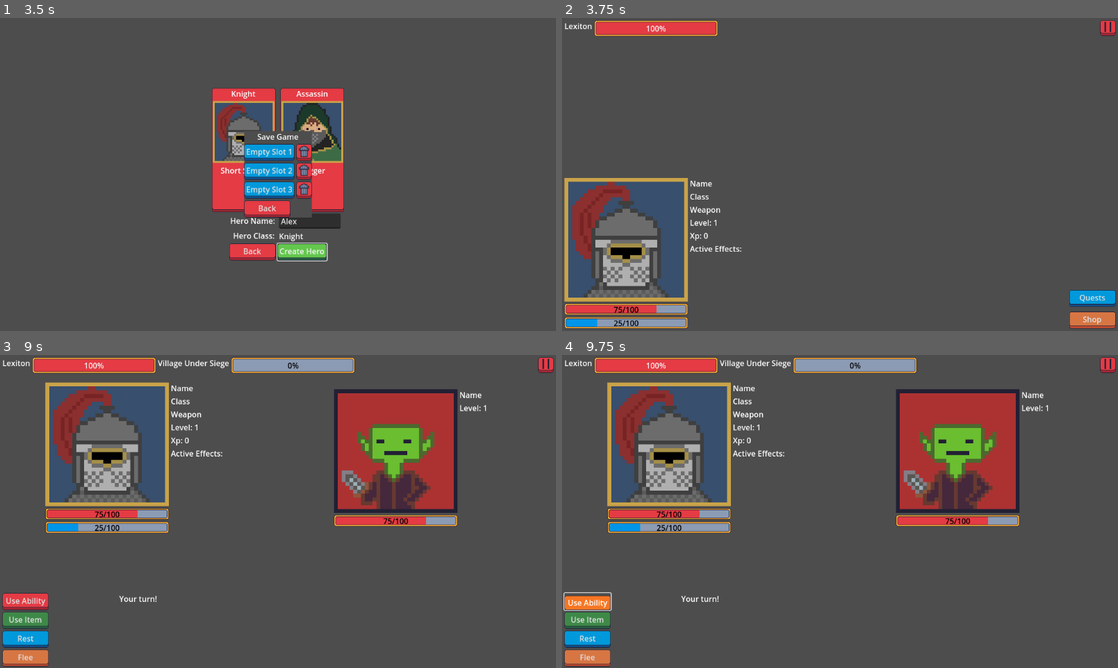
Above: before the commit, frames 1-4 (two rows, left to right).
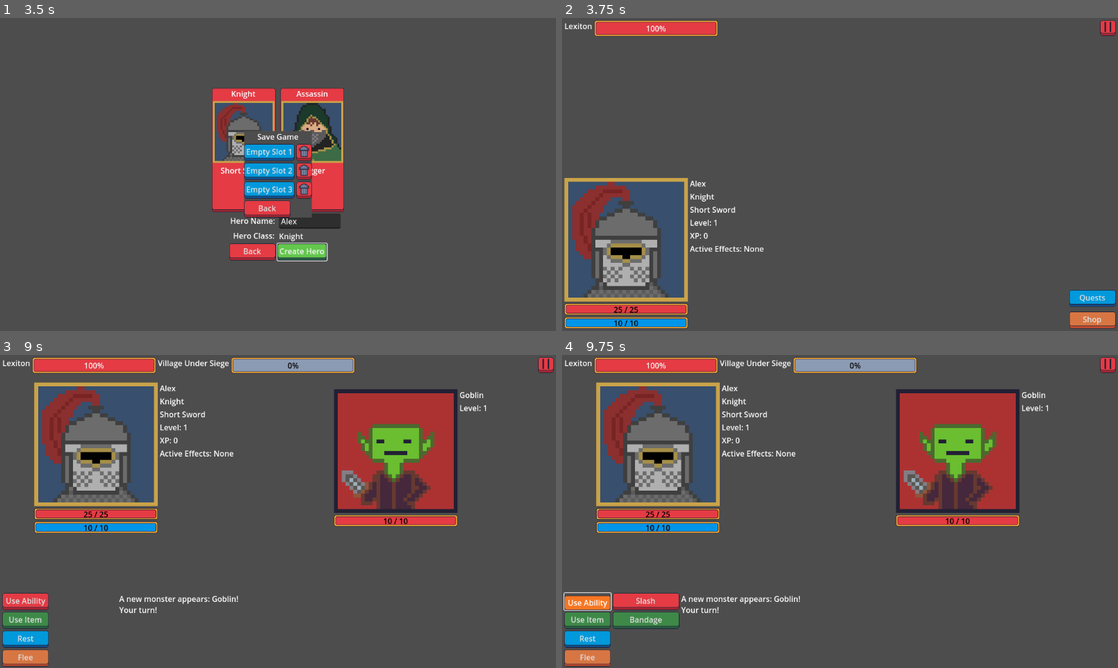
Above: after the commit, the same moments.

Repository: navtges3/PixelValley
Game: Godot game, scene res://scenes/ui/screens/main_menu_screen.tscn
Same seed, same stepped clock (60 frames per second), same inputs: the game is played once before the commit and once after it.
Inputs (mouse positions are in pixels of both pictures, inside the frame that each line leads up to):
- Up to frame 1 (3.5 s): click "New Game" at 0.5 s; click (311, 221) at 1.27 s; type "Alex" at 1.35 s; click (244, 149) at 2.02 s; click "Create Hero" at 2.75 s
- Up to frame 2 (3.75 s): click "Empty Slot 1" at 3.5 s
- Up to frame 3 (9 s): click "Quests" at 4.25 s; click "Available" at 5 s; click "Complete" at 5.75 s; click "Failed" at 6.5 s; click "Available" at 7.25 s; click (172, 401) at 8 s; click "Start Quest" at 8.75 s
- Up to frame 4 (9.75 s): click "Use Ability" at 9.5 s

Frame 1 is identical in both runs. In frame 2, 0.9% of the frame differs, in the area x 6-37%, y 52-99%; in frame 3, 7.0%; in frame 4, 8.3%, in the area x 6-87%, y 8-88%.
Error before the commit: Invalid call. Nonexistent function 'add_potion' in base 'Nil'. (res://scripts/characters/hero_instance.gd:29)

Commit message:
Added functionality for new action buttons to work with abilities and potions

Diff:
--- a/scenes/ui/screens/battle_screen.tscn
+++ b/scenes/ui/screens/battle_screen.tscn
@@ -97,6 +97,7 @@
 size_flags_horizontal = 4
 size_flags_vertical = 4
 theme = ExtResource("8_qmdt6")
+toggle_mode = true
 text = "Use Item"
 
 [node name="RestButton" type="Button" parent="ActionArea/LeftPanel"]
--- a/scripts/characters/hero_instance.gd
+++ b/scripts/characters/hero_instance.gd
@@ -25,8 +25,7 @@
 	hero_instance.max_nrg = hero_class_in.base_max_nrg
 	hero_instance.current_nrg = hero_instance.max_nrg
 	hero_instance.weapon = hero_class_in.base_weapon
-	for potion_stack in hero_class_in.base_potion_belt.potions:
-		hero_instance.potion_belt.add_potion(potion_stack.potion, potion_stack.count)
+	hero_instance.potion_belt = hero_class_in.base_potion_belt
 	return hero_instance
 
 static func create_from_data(data: Dictionary) -> HeroInstance:
--- a/scripts/data/effect.gd
+++ b/scripts/data/effect.gd
@@ -20,3 +20,11 @@
 		return "%s %d, %d turns" % [self.type_to_string(), strength, duration]
 	else:
 		return "%s %d, %d turn" % [self.type_to_string(), strength, duration]
+
+func get_button_theme() -> Theme:
+	match type:
+		Effect.EffectType.HEAL:
+			return preload("res://assets/button_themes/large/large_green_button.tres")
+		Effect.EffectType.BUFF_ATTACK:
+			return preload("res://assets/button_themes/large/large_red_button.tres")
+	return preload("res://assets/button_themes/large/large_gray_button.tres")
--- a/scripts/data/potion_belt.gd
+++ b/scripts/data/potion_belt.gd
@@ -16,3 +16,16 @@
 			slot.count += amount
 			return
 	potions.append(PotionStack.new(potion, amount))
+
+func get_potions() -> Array[Potion]:
+	var arr: Array[Potion] = []
+	for slot in potions:
+		if slot.count > 0:
+			arr.append(slot.potion)
+	return arr
+
+func has_potions() -> bool:
+	for slot in potions:
+		if slot.count > 0:
+			return true
+	return false
--- a/scripts/data/quest.gd
+++ b/scripts/data/quest.gd
@@ -27,7 +27,7 @@
 func slay_monster(monster_name: String) -> bool:
 	if monster_name in monsters:
 		monsters_slain += 1
-		monsters[monster_name]["slain"] += 1
+		monsters[monster_name].slain += 1
 	if monsters_slain >= total_monsters:
 		completed = true
 	return completed
@@ -36,7 +36,7 @@
 	var candidates := []
 	for monster_name in monsters.keys():
 		var data = monsters[monster_name]
-		if data["slain"] < data["objective"]:
+		if data.slain < data.objective:
 			candidates.append(monster_name)
 	if candidates.size() == 0:
 		return ""
--- a/scripts/systems/battle_manager.gd
+++ b/scripts/systems/battle_manager.gd
@@ -38,6 +38,15 @@
 	emit_signal("battle_log_updated", result.message)
 	if result.success:
 		emit_signal("monster_updated", monster)
+		emit_signal("hero_updated", hero)
+		end_player_turn()
+
+func player_potion_selected(potion: Potion) -> void:
+	if state != BattleState.PLAYER_TURN:
+		return
+	var result := hero.use_potion(potion)
+	emit_signal("battle_log_updated", result.message)
+	if result.success:
 		emit_signal("hero_updated", hero)
 		end_player_turn()
 
--- a/scripts/ui/components/quest_button.gd
+++ b/scripts/ui/components/quest_button.gd
@@ -18,7 +18,7 @@
 
 	var obj_text = ""
 	for enemy in self.quest.monsters.keys():
-		obj_text += "%s %d/%d\n" % [enemy, self.quest.monsters[enemy]["slain"], self.quest.monsters[enemy]["objective"]]
+		obj_text += "%s %d/%d\n" % [enemy, self.quest.monsters[enemy].slain, self.quest.monsters[enemy].objective]
 	$MarginContainer/HBoxContainer/Monsters.text = obj_text.strip_edges()
 
 	var penalty_text = ""
--- a/scripts/ui/screens/battle_screen.gd
+++ b/scripts/ui/screens/battle_screen.gd
@@ -15,11 +15,13 @@
 
 # Action Area
 @onready var ability_button = $ActionArea/LeftPanel/AbilityButton
-@onready var item_button = $ActionArea/LeftPanel/ItemButton
+@onready var item_button = $ActionArea/LeftPanel/ItemButton #TODO Make this button pop out a list of potions in the heroes potion belt if pressed and the hero has potions
 @onready var rest_button = $ActionArea/LeftPanel/RestButton
 @onready var flee_button = $ActionArea/LeftPanel/FleeButton
 
-@onready var ability_option_list = $ActionArea/MiddlePanel/OptionList
+@onready var option_list = $ActionArea/MiddlePanel/OptionList
+
+var ActionButtonScene := preload("res://scenes/ui/components/action_button.tscn")
 
 var hero: HeroInstance
 var monster: Monster
@@ -33,6 +35,7 @@
 	victory_popup.retreat_pressed.connect(_on_victory_popup_retreat_pressed)
 	pause_button.pressed.connect(_on_pause_button_pressed)
 	ability_button.toggled.connect(_on_ability_button_toggled)
+	item_button.toggled.connect(_on_item_button_toggled)
 	rest_button.pressed.connect(_on_rest_button_pressed)
 	flee_button.pressed.connect(_on_flee_button_pressed)
 
@@ -66,42 +69,40 @@
 	quest_bar.update_bar()
 	victory_popup.popup_centered()
 
-func create_ability_button(ability: Ability) -> Button:
-	var button := Button.new()
-	if ability is AttackAbility:
-		button.theme = preload("res://assets/button_themes/large/large_red_button.tres")
-	elif ability is UtilityAbility:
-		button.theme = preload("res://assets/button_themes/large/large_green_button.tres")
-	else:
-		button.theme = preload("res://assets/button_themes/large/large_gray_button.tres")
-	var button_text = ability.name
-	if not ability.is_ready():
-		button_text += " cd: " + str(ability.current_cooldown)
-		button.disabled = true
-	else:
-		button.tooltip_text = ability.get_tooltip()
-	button.text = button_text
-	button.custom_minimum_size = Vector2(96, 32)
-	button.pressed.connect(_on_ability_selected.bind(ability.name))
-	return button
-
 func _on_ability_button_toggled(button_pressed: bool):
 	if button_pressed:
-		ability_option_list.visible = true
-		# Clear prefious buttons
-		for child in ability_option_list.get_children():
+		option_list.visible = true
+		for child in option_list.get_children():
 			child.queue_free()
-		# Add a new button for each ability
 		for ability: Ability in hero.weapon.abilities:
 			var btn = create_ability_button(ability)
-			ability_option_list.add_child(btn)
+			option_list.add_child(btn)
 	else:
-		ability_option_list.visible = false
+		option_list.visible = false
 
-func _on_ability_selected(ability_name):
-	print("Ability selected:", ability_name)
-	battle_manager.player_ability_selected(ability_name)
-	ability_button.button_pressed = false
+func _on_item_button_toggled(button_pressed: bool):
+	if button_pressed:
+		option_list.visible = true
+		for child in option_list.get_children():
+			child.queue_free()
+		for potion: Potion in hero.potion_belt.get_potions():
+			var btn = create_potion_button(potion)
+			option_list.add_child(btn)
+	else:
+		option_list.visible = false
+
+func _on_action_button_pressed(action_data: Dictionary):
+	if action_data.has("type"):
+		if action_data.type == "ability":
+			var ability_name = action_data.ability.name
+			print("Ability selected: ", ability_name)
+			battle_manager.player_ability_selected(ability_name)
+			ability_button.button_pressed = false
+		elif action_data.type == "potion":
+			var potion = action_data.potion
+			print("Potion selected: ", potion)
+			battle_manager.player_potion_selected(potion)
+			item_button.button_pressed = false
 
 func _on_rest_button_pressed() -> void:
 	battle_manager.rest()
@@ -112,7 +113,7 @@
 
 func _on_player_turn():
 	ability_button.disabled = not hero.can_use_abilities()
-	item_button.disabled = true
+	item_button.disabled = not hero.potion_belt.has_potions()
 	rest_button.disabled = false
 	flee_button.disabled = false
 
@@ -143,3 +144,37 @@
 func _input(event: InputEvent) -> void:
 	if event.is_action_pressed("ui_cancel") and not pause_popup.is_visible():
 		_on_pause_button_pressed()
+
+func create_ability_button(ability: Ability) -> Button:
+	var button := ActionButtonScene.instantiate()
+	# Set the button theme
+	if ability is AttackAbility:
+		button.theme = preload("res://assets/button_themes/large/large_red_button.tres")
+	elif ability is UtilityAbility:
+		button.theme = preload("res://assets/button_themes/large/large_green_button.tres")
+	else:
+		button.theme = preload("res://assets/button_themes/large/large_gray_button.tres")
+	# Set the button text
+	var button_text = ability.name
+	if ability.is_ready():
+		button.tooltip_text = ability.get_tooltip()
+	else:
+		button_text += " cd: " + str(ability.current_cooldown)
+		button.disabled = true
+	button.custom_minimum_size = Vector2(96, 32)
+	button.setup({
+		"type": "ability",
+		"ability": ability
+	}, button_text)
+	button.connect("action_pressed", Callable(self, "_on_action_button_pressed"))
+	return button
+
+func create_potion_button(potion: Potion) -> Button:
+	var button := ActionButtonScene.instantiate()
+	button.theme = potion.effect.get_button_theme()
+	button.setup({
+		"type": "potion",
+		"potion": potion
+	}, potion.name)
+	button.connect("action_pressed", Callable(self, "_on_action_button_pressed"))
+	return button
